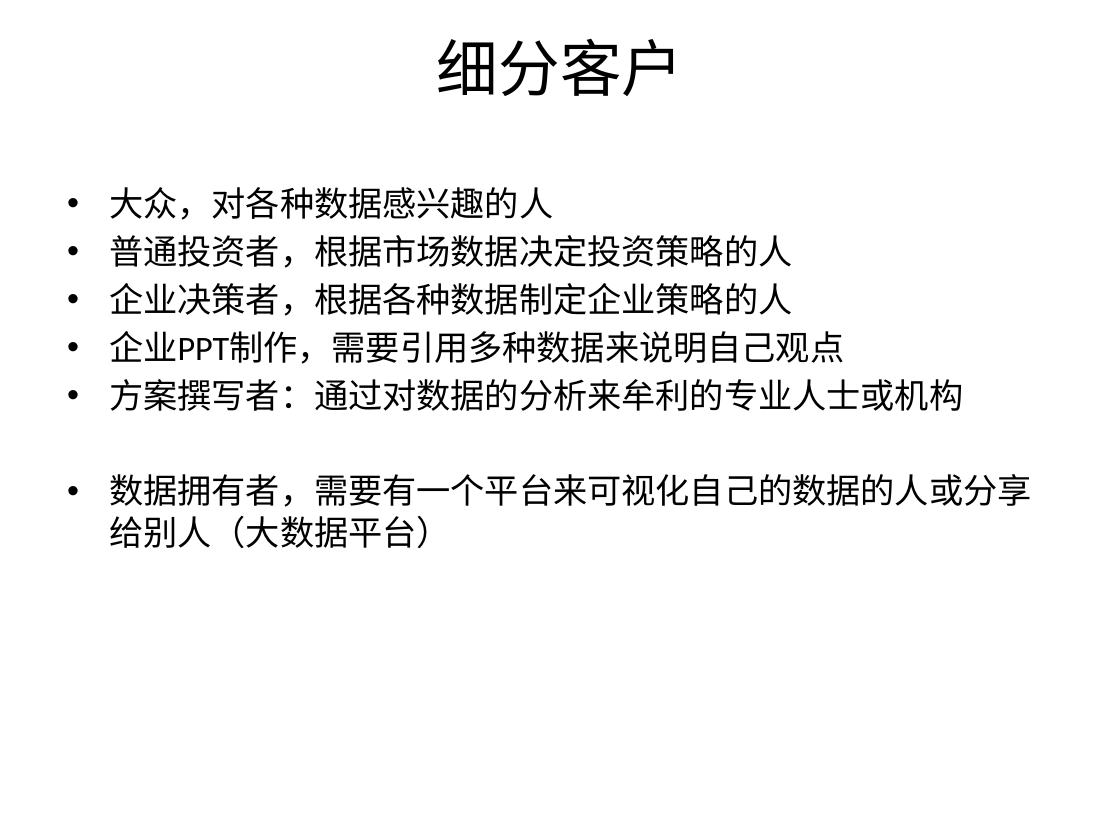
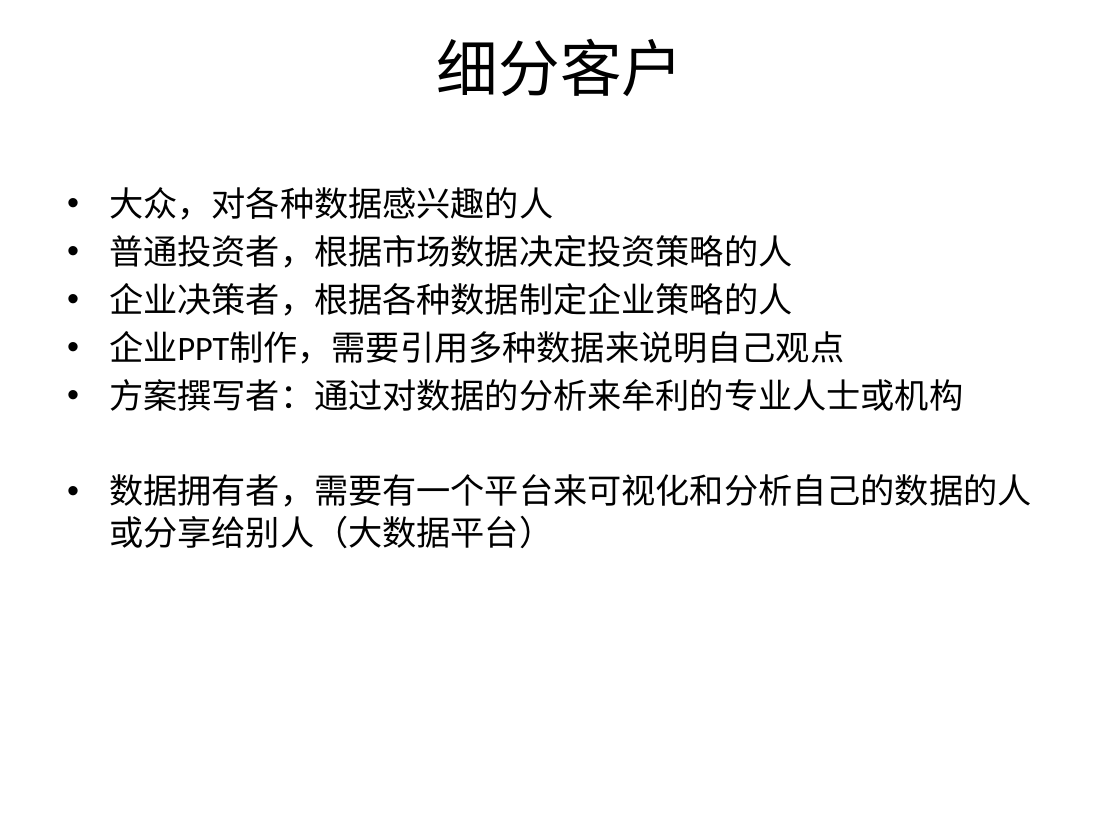
Before and after one commit to cnicq/DB, a slide deck: slide 2 of Doc/BusinessModel.pptx. Drawn at 1120x840 pixels with LibreOffice and Linux fonts; fonts in the diff are those of the drawing. Boxes give left, top, right and bottom in pixels: in the first picture for what was removed or moved away, otherwise in the second. Text is boxed around its words. In the diff, an @@ line names an element or a change of style, - is before the commit and + after.

```diff
--- a/Doc/BusinessModel.pptx
+++ b/Doc/BusinessModel.pptx
@@ text at bbox=[109, 474, 1031, 548]: text changed @@
-• 数据拥有者，需要有一个平台来可视化自己的数据的人或分享给别人（大数据平台）
+• 数据拥有者，需要有一个平台来可视化和分析自己的数据的人或分享给别人（大数据平台）
```
Also in this commit, not shown: 2 other files.
